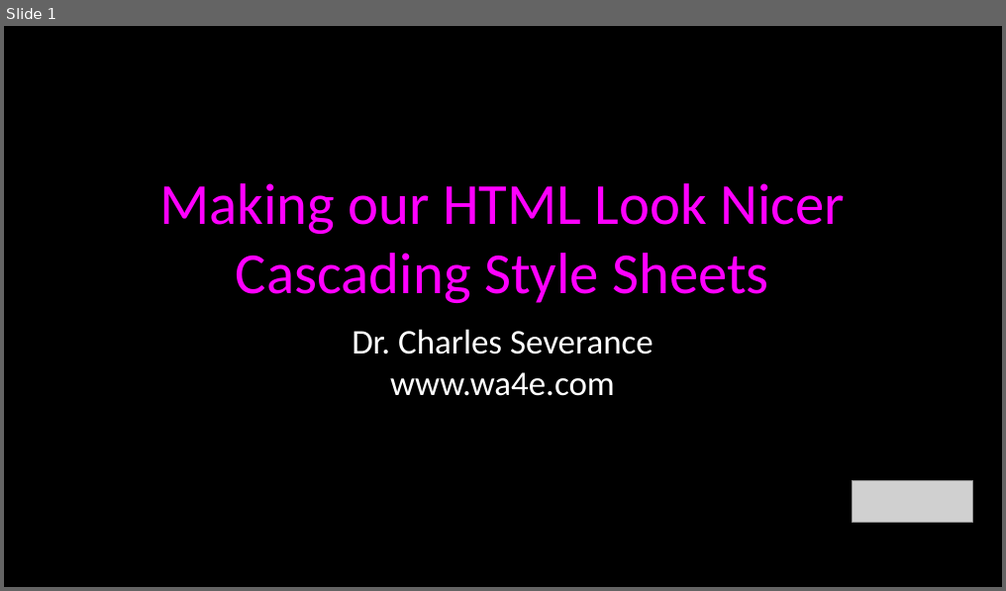
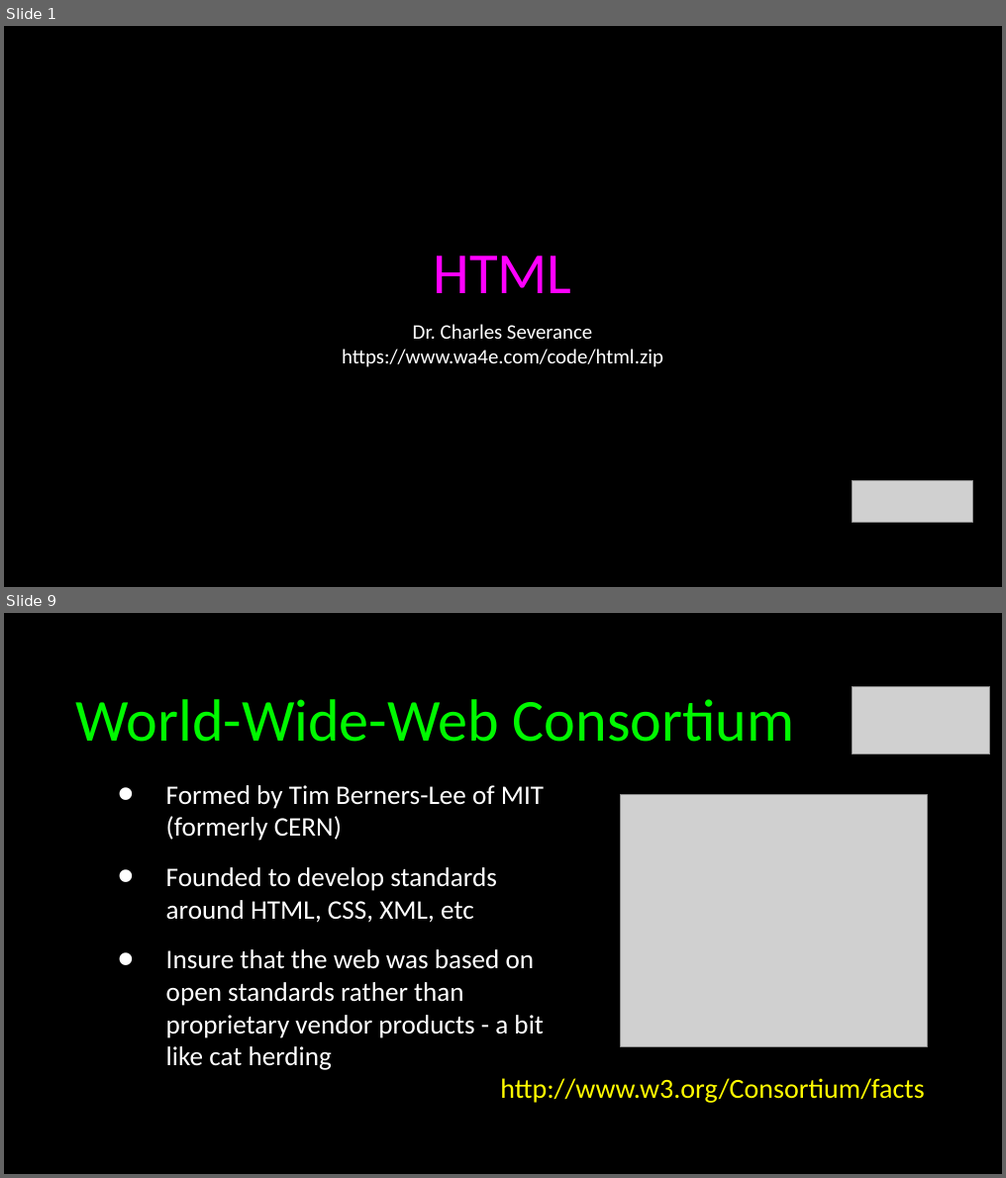
Before and after one commit to csev/wa4e, a slide deck: lectures/Web-02-CSS.ppt. Shown one above the other, each under a label of ours: slide 1 before the commit, slides 1 and 9 after it; the slides between them are not shown. The pictures are 1006x591 and 1006x1178 pixels, drawn with LibreOffice and Linux fonts; fonts in the diff are those of the drawing; grey boxes stand for pictures. Boxes give left, top, right and bottom in pixels: in the first picture for what was removed or moved away, otherwise in the second. Text is boxed around its words. In the diff, an @@ line names an element or a change of style, - is before the commit and + after.

```diff
--- a/lectures/Web-02-CSS.ppt
+++ b/lectures/Web-02-CSS.ppt
@@ slide 9 added at (4,613,1002,1174), background #000000; not listed: 1 template element that a slide beside it also shows @@
@@ rectangle added at (4,613,1002,651), fill #000000 @@
@@ title added at (76,699,795,742), 43 pt, text #00F900 @@
+World-Wide-Web Consortium
@@ picture added at (852,687,990,755) @@
@@ text added at (166,785,544,1070), 19.4 pt, text #FFFFFF @@
+• Formed by Tim Berners-Lee of MIT (formerly CERN)
+• Founded to develop standards around HTML, CSS, XML, etc
+• Insure that the web was based on open standards rather than proprietary vendor products - a bit like cat herding
@@ picture added at (621,794,927,1047) @@
@@ text added at (500,1078,924,1103), 20 pt, text #FFFB00 @@
+http://www.w3.org/Consortium/facts
@@ slide 1 changed as well @@
@@ title at (433,256,571,293): text changed @@
-Making our HTML Look Nicer
-Cascading Style Sheets
+HTML
@@ text at (342,349,663,368): text changed; size 25 to 14.9 pt @@
-www.wa4e.com
+https://www.wa4e.com/code/html.zip
@@ text at (413,324,592,339): size 25 to 14.9 pt in "Dr. Charles Severance" @@
```
Also in this commit, not shown: 2 other slides changed, 26 other slides added, 32 slides removed, 3 other files.
